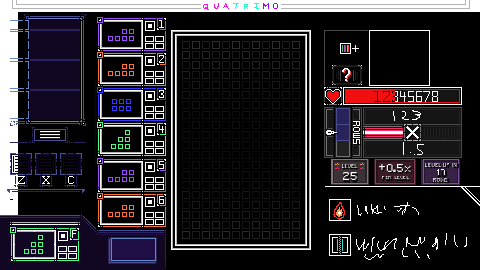
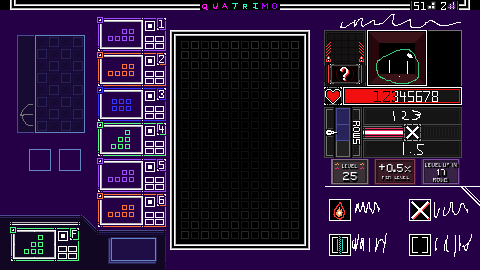
The second (480, 270) image is a revision of the first. Changes to its layers:
removed layer "Enemy" over [324, 30, 462, 86]
added layer "WarningOverlay" above "Right ScoreUI" over [326, 42, 364, 62]
renamed "level stats" to "Right ScoreUI", painted on it over [324, 14, 462, 185]
painted on "Layer" over [0, 0, 480, 260]
renamed "score part" to "ditheredBackground.png", hid it, moved it above "Pasted Layer #1", painted on it over [0, 34, 480, 270]
painted on "Pasted Layer #1" over [0, 0, 480, 270]
